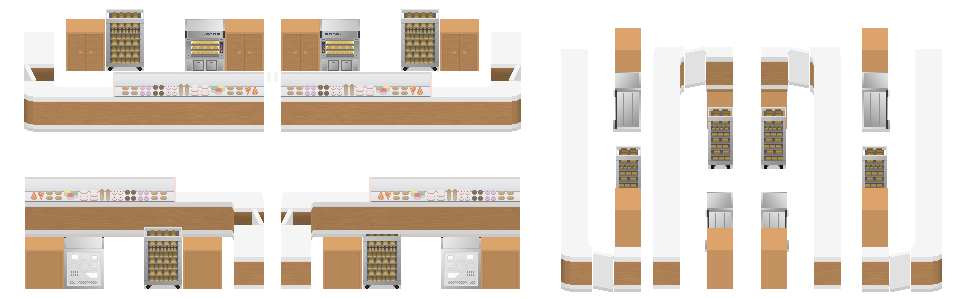
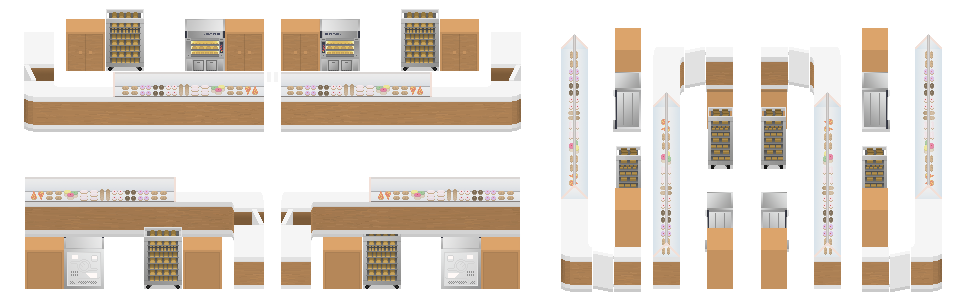
Before/after of a (962, 299) layered artwork. What changed in the layer stack:
added layer "Layer 21 copy 3" above "Layer 22 copy 3" over (915, 34, 942, 199)
added layer "Layer 22 copy 3" (40%) above "Layer 23 copy 3" over (915, 36, 942, 197)
added layer "Layer 23 copy 3" (38%) above "Layer 21 copy 2" over (917, 38, 940, 199)
added layer "Layer 21 copy 2" above "Layer 22 copy 2" over (814, 92, 841, 257)
added layer "Layer 22 copy 2" (40%) above "Layer 23 copy 2" over (814, 94, 841, 255)
added layer "Layer 23 copy 2" (38%) above "Layer 21 copy" over (816, 96, 839, 257)
added layer "Layer 21 copy" above "Layer 22 copy" over (653, 92, 680, 257)
added layer "Layer 22 copy" (40%) above "Layer 23 copy" over (653, 94, 680, 255)
added layer "Layer 23 copy" (38%) above "Layer 21" over (655, 96, 678, 257)
added layer "Layer 21" above "Layer 22" over (561, 34, 588, 199)
added layer "Layer 22" (40%) above "Layer 23" over (561, 36, 588, 197)
added layer "Layer 23" (38%) above "Customer" over (563, 38, 586, 199)
added layer "Layer 7 copy 10" in group "BakeryItemCases" over (923, 51, 935, 186)
added layer "Layer 7 copy 9" in group "BakeryItemCases" over (822, 119, 834, 255)
added layer "Layer 7 copy 8" in group "BakeryItemCases" over (660, 119, 672, 255)
added layer "Layer 7 copy 7" in group "BakeryItemCases" over (568, 51, 580, 186)
